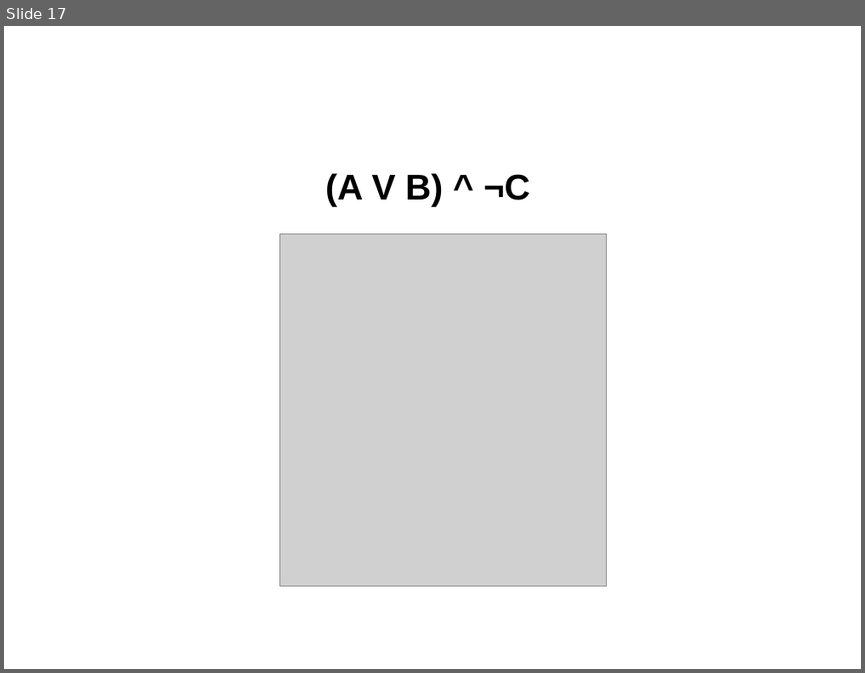
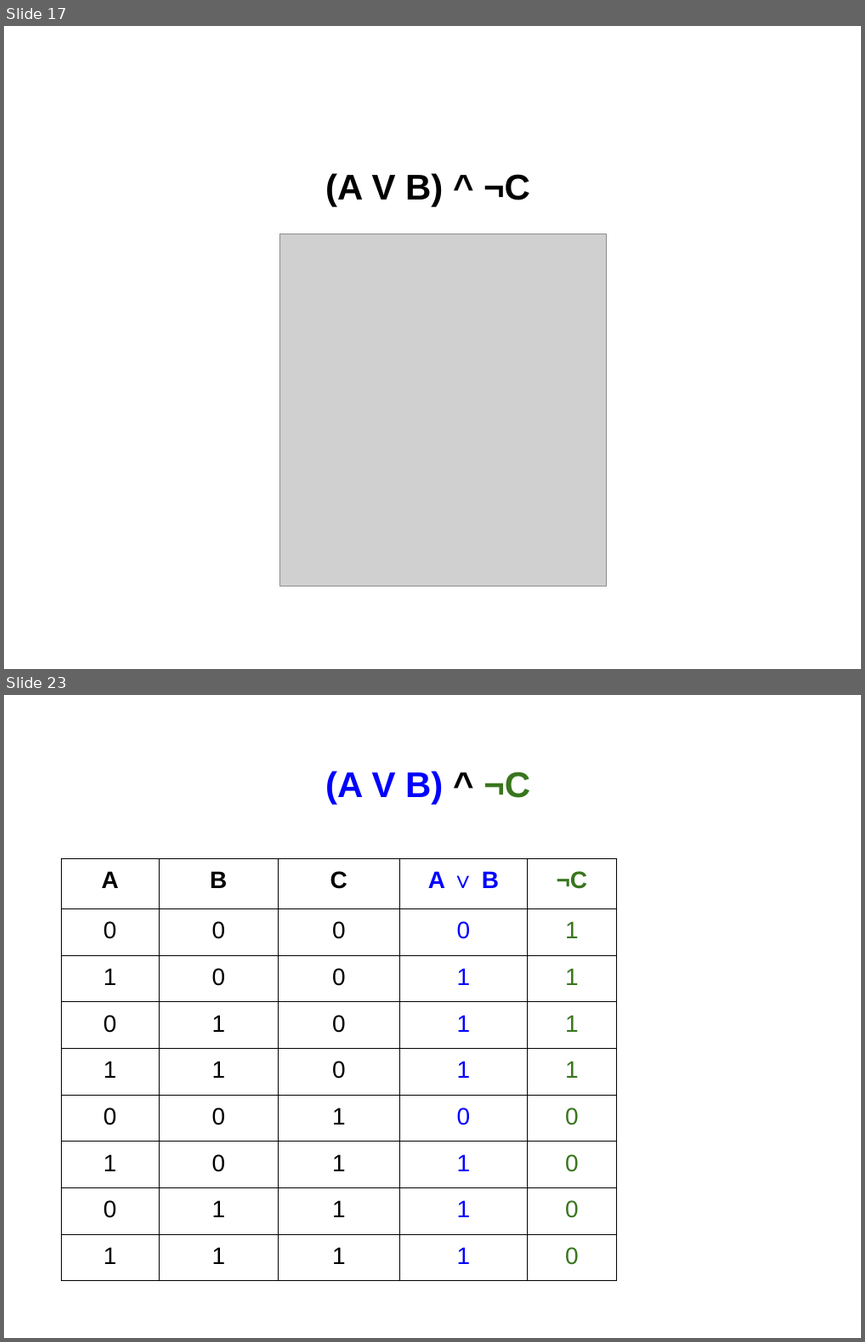
Before and after one commit to hackerschoolmty/newbies, a slide deck: Semana1/2. Computational Thinking/Newbies - Clase 2_ Lógica Booleana.pptx. Shown one above the other, each under a label of ours: slide 17 before the commit, slides 17 and 23 after it; the slides between them are not shown. The pictures are 865x673 and 865x1342 pixels, drawn with LibreOffice and Linux fonts; fonts in the diff are those of the drawing; grey boxes stand for pictures. Boxes give left, top, right and bottom in pixels: in the first picture for what was removed or moved away, otherwise in the second. Text is boxed around its words. In the diff, an @@ line names an element or a change of style, - is before the commit and + after.

```diff
--- a/Semana1/2. Computational Thinking/Newbies - Clase 2_ Lógica Booleana.pptx
+++ b/Semana1/2. Computational Thinking/Newbies - Clase 2_ Lógica Booleana.pptx
@@ slide 23 added at (4, 695, 861, 1338), background #FFFFFF @@
@@ text added at (325, 771, 530, 804), 30 pt, text #0000FF, bold @@
+(A V B) ^ ¬C
@@ table added at (62, 859, 617, 1268), 9 rows, 5 columns @@
+A | B | C | A ∨ B | ¬C
+0 | 0 | 0 | 0 | 1
+1 | 0 | 0 | 1 | 1
+0 | 1 | 0 | 1 | 1
+1 | 1 | 0 | 1 | 1
+0 | 0 | 1 | 0 | 0
+1 | 0 | 1 | 1 | 0
+0 | 1 | 1 | 1 | 0
+1 | 1 | 1 | 1 | 0
```
Also in this commit, not shown: 1 slide changed, 17 other slides added, 1 slide removed, 29 other files.
